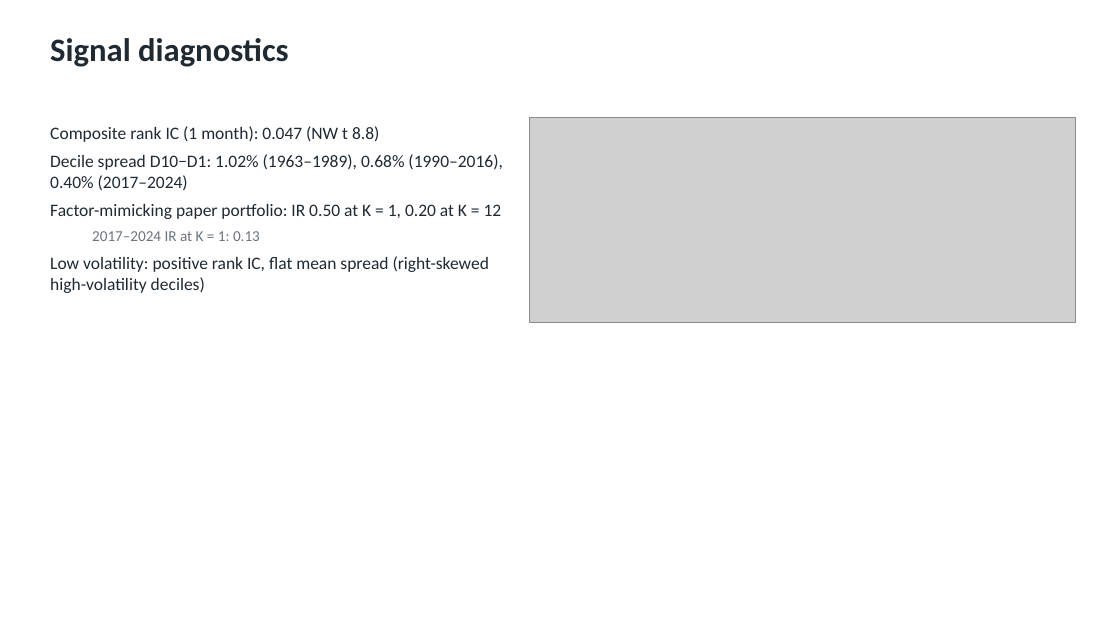
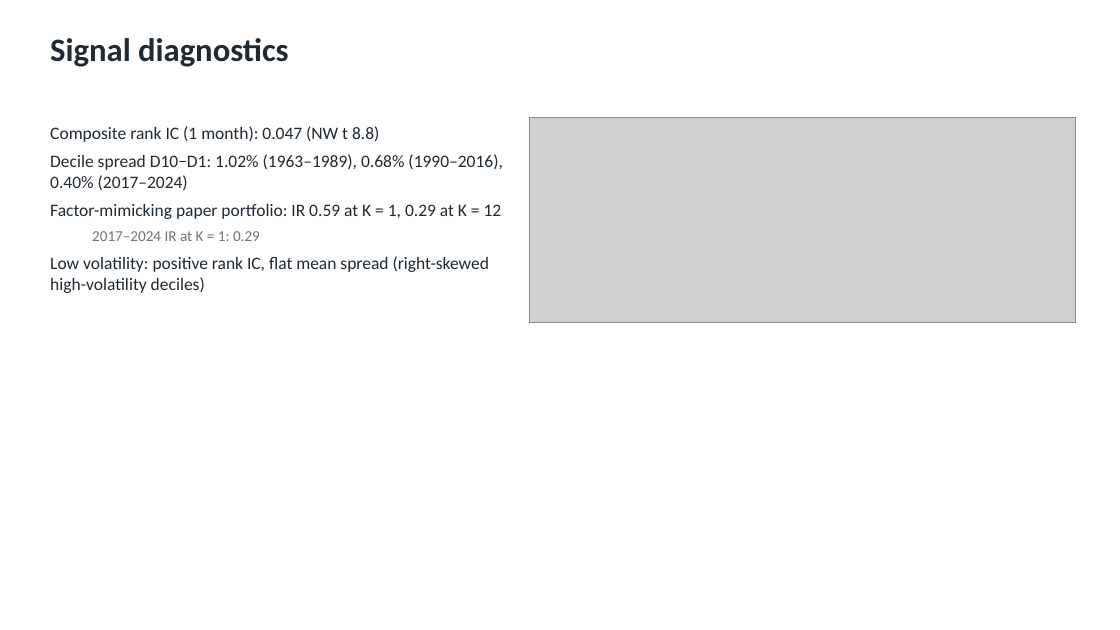
Before and after one commit to yingnichang/MTH9897, a slide deck: slide 13 of Final/presentation/conservative_formula.pptx (slide 11 before the commit). Drawn at 1120x630 pixels with LibreOffice and Linux fonts; fonts in the diff are those of the drawing; grey boxes stand for pictures. Boxes give left, top, right and bottom in pixels: in the first picture for what was removed or moved away, otherwise in the second. Text is boxed around its words. In the diff, an @@ line names an element or a change of style, - is before the commit and + after.

```diff
--- a/Final/presentation/conservative_formula.pptx
+++ b/Final/presentation/conservative_formula.pptx
@@ text at [50,204,502,241]: text changed @@
-Factor-mimicking paper portfolio: IR 0.50 at K = 1, 0.20 at K = 12
-  2017–2024 IR at K = 1: 0.13
+Factor-mimicking paper portfolio: IR 0.59 at K = 1, 0.29 at K = 12
+  2017–2024 IR at K = 1: 0.29
```
Also in this commit, not shown: 3 other slides changed, 3 slides added, 51 other files.
